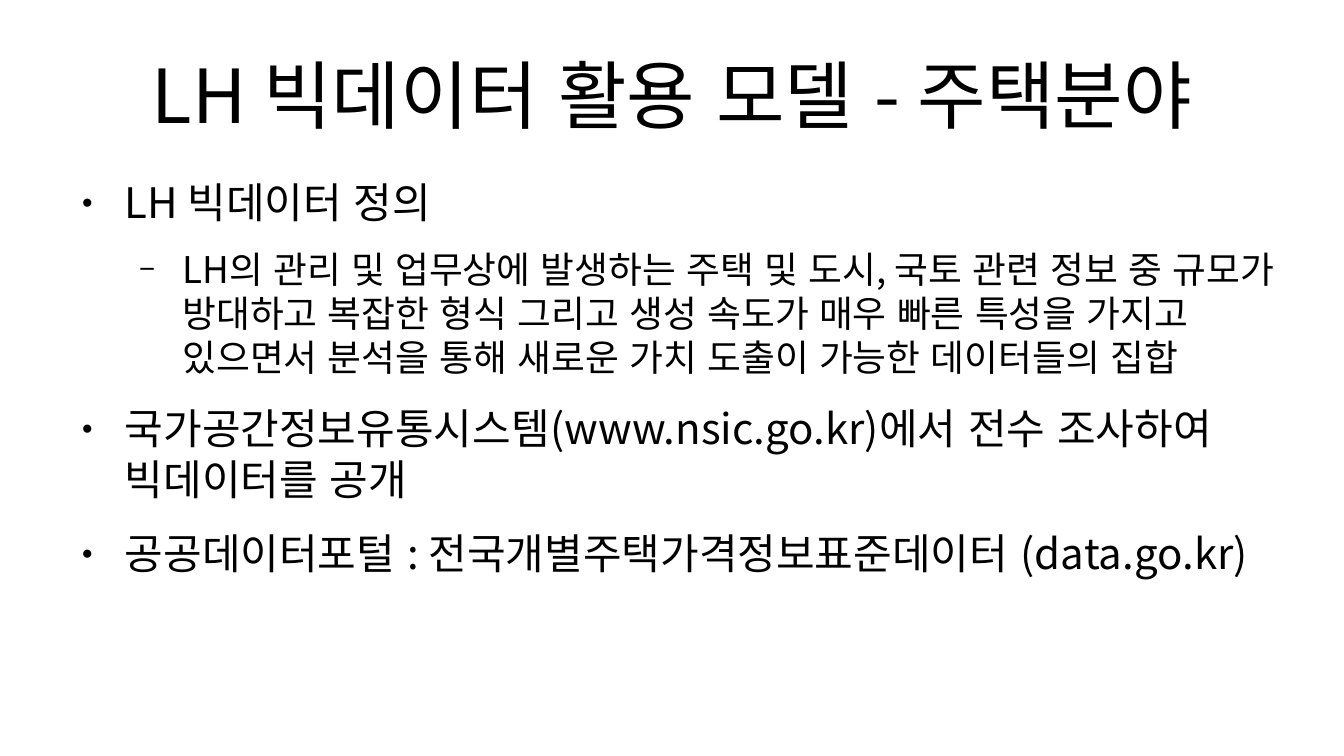
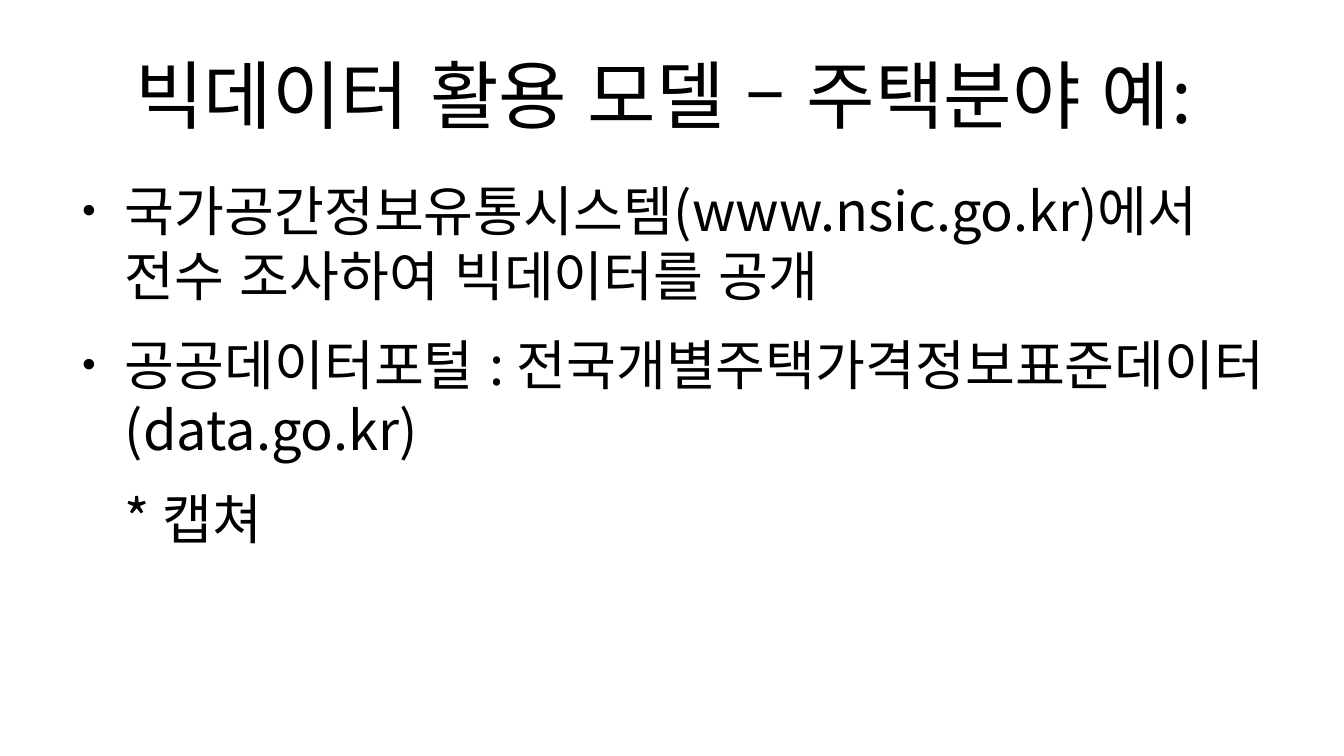
Before and after one commit to lapass50025/odp, a slide deck: slide 5 of 빅데이터를활용한스마트도시관리.odp (slide 6 before the commit). Drawn at 1344x756 pixels with LibreOffice and Linux fonts; fonts in the diff are those of the drawing. Boxes give left, top, right and bottom in pixels: in the first picture for what was removed or moved away, otherwise in the second. Text is boxed around its words. In the diff, an @@ line names an element or a change of style, - is before the commit and + after.

```diff
--- a/빅데이터를활용한스마트도시관리.odp
+++ b/빅데이터를활용한스마트도시관리.odp
@@ title at (135, 60, 1192, 129): text changed @@
-LH 빅데이터 활용 모델 - 주택분야
+빅데이터 활용 모델 – 주택분야 예:
@@ text at (125, 183, 1274, 374): paragraphs removed @@
-● LH 빅데이터 정의
-  − LH의 관리 및 업무상에 발생하는 주택 및 도시, 국토 관련 정보 중 규모가 방대하고 복잡한 형식 그리고 생성 속도가 매우 빠른 특성을 가지고 있으면서 분석을 통해 새로운 가치 도출이 가능한 데이터들의 집합
@@ text at (125, 186, 1265, 463): size 24.8 to 32 pt @@
@@ text at (162, 494, 262, 544): paragraph added @@
+* 캡쳐
```
Also in this commit, not shown: 3 other slides changed, 2 slides removed.
